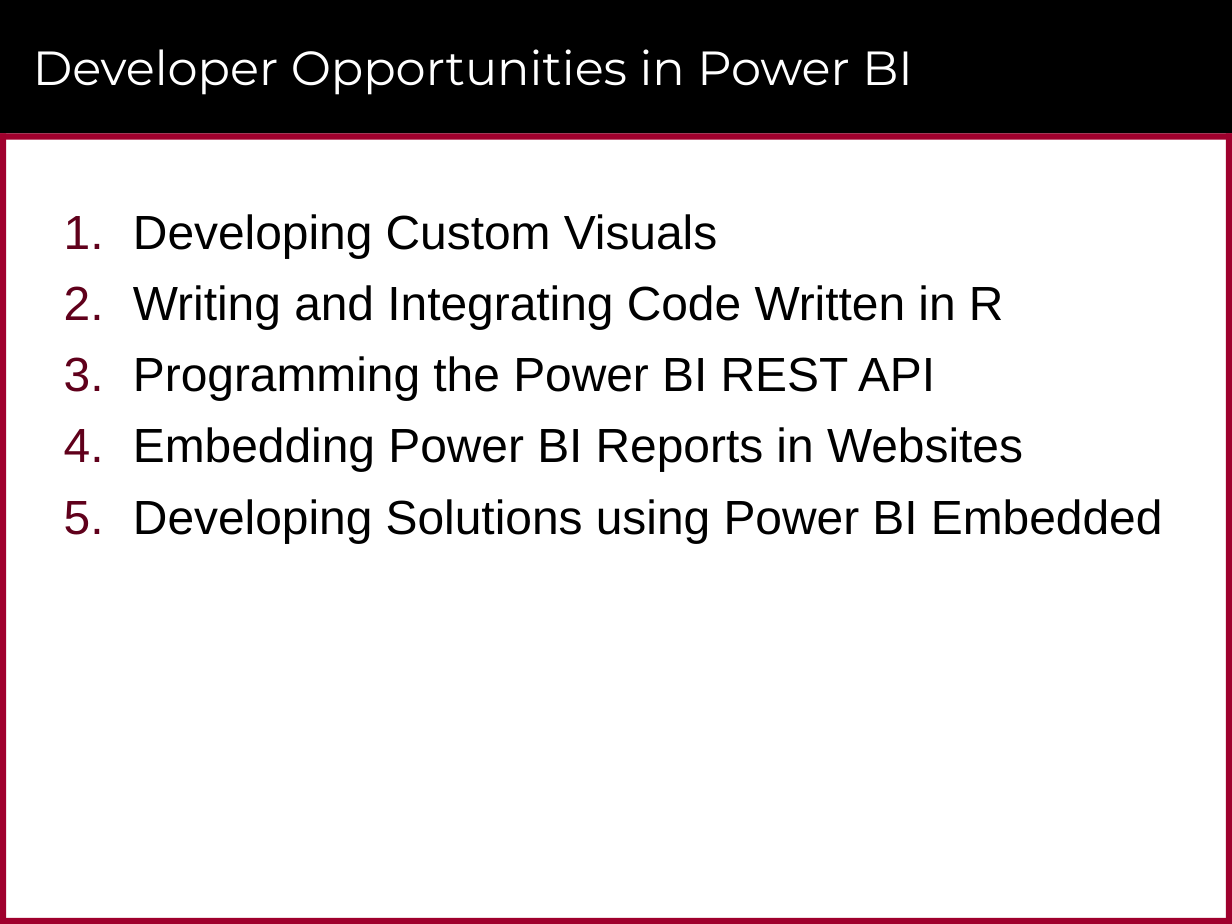
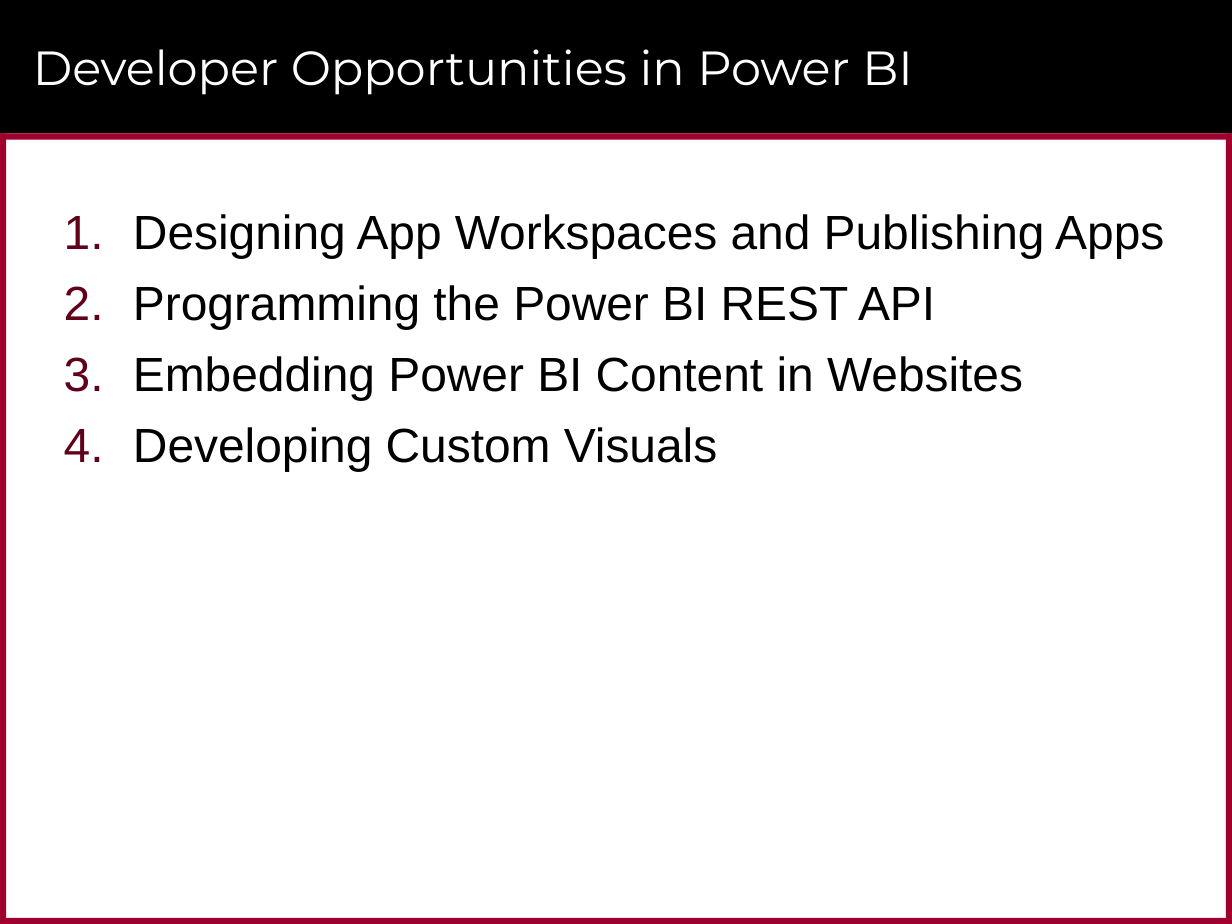
Before and after one commit to CriticalPathTraining/DevInADay, a slide deck: slide 19 of Modules/01_Intro/slides.pptx (slide 26 before the commit). Drawn at 1232x924 pixels with LibreOffice and Linux fonts; fonts in the diff are those of the drawing; background and template pictures are left out. Boxes give left, top, right and bottom in pixels: in the first picture for what was removed or moved away, otherwise in the second. Text is boxed around its words. In the diff, an @@ line names an element or a change of style, - is before the commit and + after.

```diff
--- a/Modules/01_Intro/slides.pptx
+++ b/Modules/01_Intro/slides.pptx
@@ text at [133,214,1164,400]: paragraphs added @@
+1. Designing App Workspaces and Publishing Apps
+2. Programming the Power BI REST API
+3. Embedding Power BI Content in Websites
@@ text at [133,285,1163,543]: paragraphs removed @@
-2. Writing and Integrating Code Written in R
-3. Programming the Power BI REST API
-4. Embedding Power BI Reports in Websites
-5. Developing Solutions using Power BI Embedded
```
Also in this commit, not shown: 12 other slides changed, 2 slides added, 14 slides removed, 12 other files.
